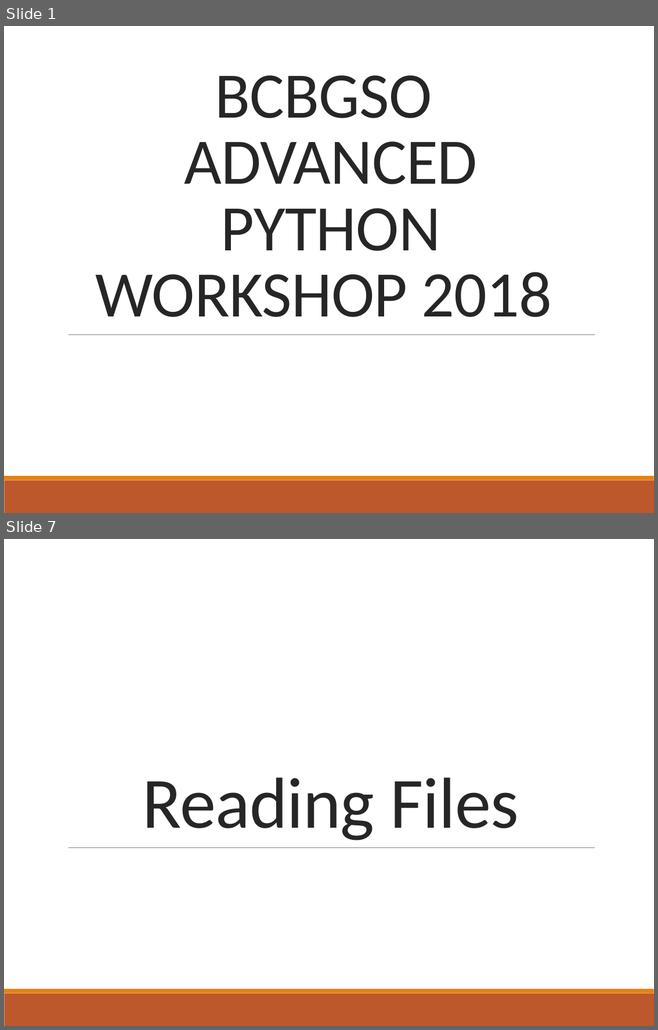
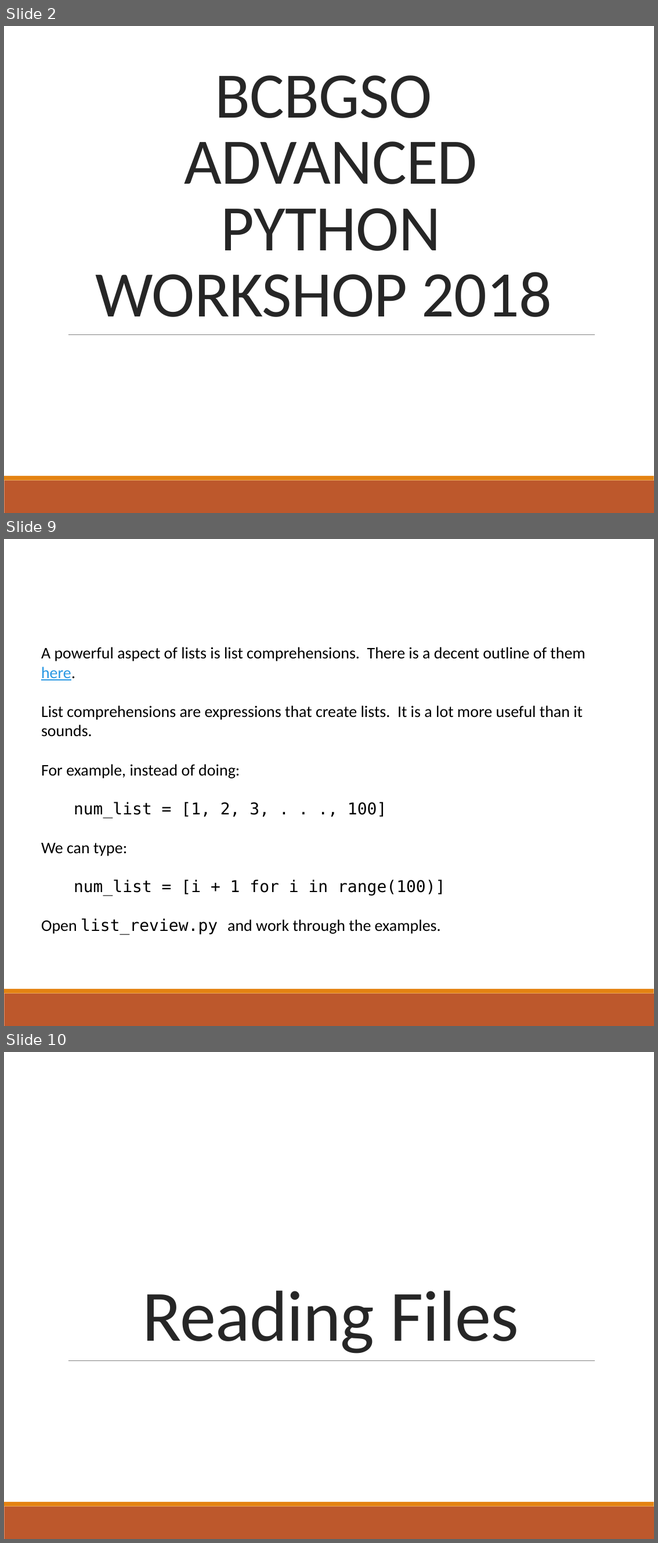
Before and after one commit to pommevilla/bcb.advanced.python.2018, a slide deck: 2018_Advanced_Python.pptx. Shown one above the other, each under a label of ours: slides 1 and 7 before the commit, slides 2, 9 and 10 after it; the slides between them are not shown. The pictures are 658x1030 and 658x1543 pixels, drawn with LibreOffice and Linux fonts; fonts in the diff are those of the drawing. Boxes give left, top, right and bottom in pixels: in the first picture for what was removed or moved away, otherwise in the second. Text is boxed around its words. In the diff, an @@ line names an element or a change of style, - is before the commit and + after.

Commit message:
Added review materials, exported to pdf

```diff
--- a/2018_Advanced_Python.pptx
+++ b/2018_Advanced_Python.pptx
@@ slide 9 added at <box>4,539,654,1026</box>, background #FFFFFF; not listed: 2 template elements that a slide beside it also shows @@
@@ text added at <box>41,647,585,935</box>, 18 pt, text #000000 @@
+A powerful aspect of lists is list comprehensions. There is a decent outline of them here.
+List comprehensions are expressions that create lists. It is a lot more useful than it sounds.
+For example, instead of doing:
+num_list = [1, 2, 3, . . ., 100]
+We can type:
+num_list = [i + 1 for i in range(100)]
+Open list_review.py and work through the examples.
@@ what was slide 1 is now slide 2 @@
@@ what was slide 7 is now slide 10 @@
```
Also in this commit, not shown: 4 slides changed, 6 other slides added, 5 slides removed, 9 other files.
